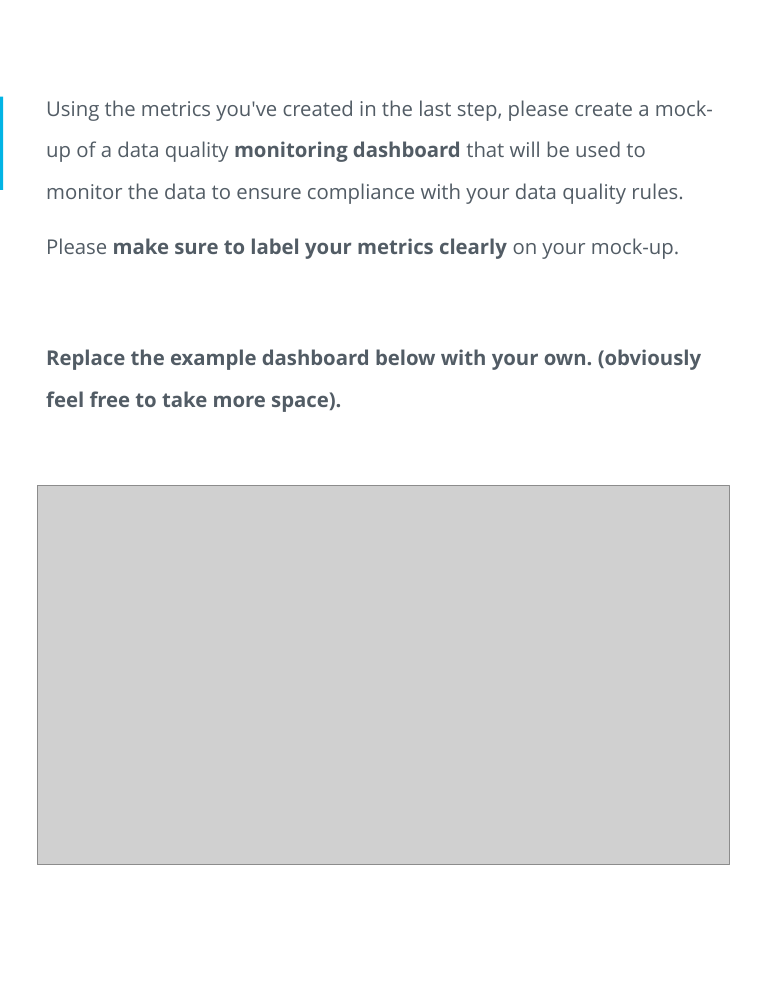
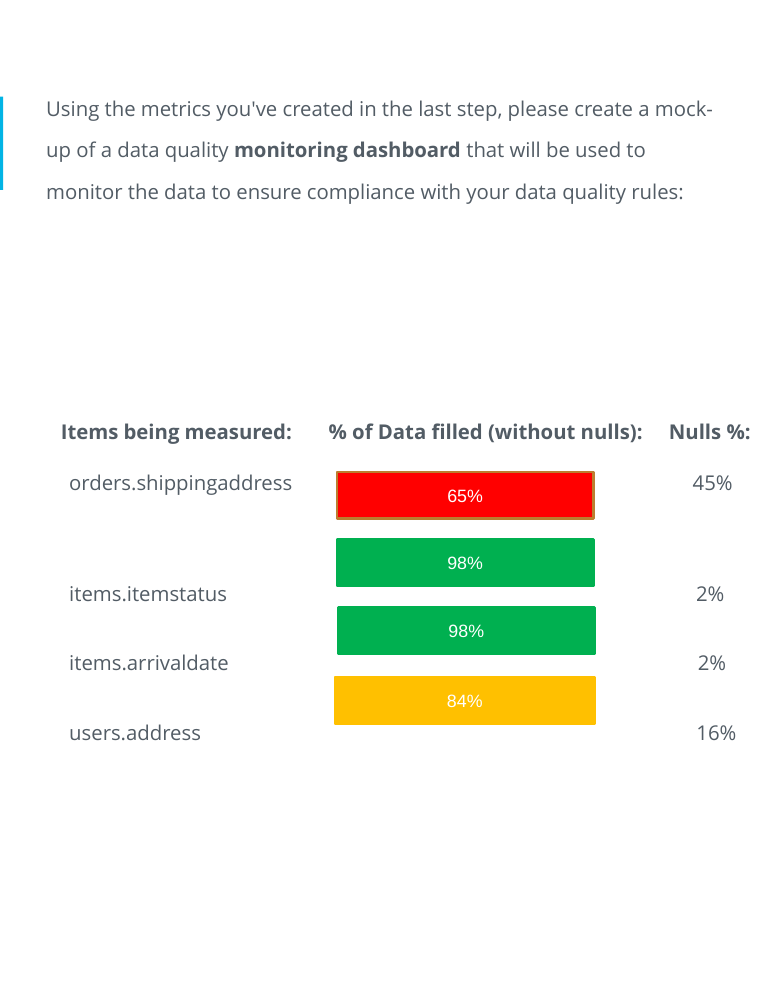
Before and after one commit to mattssll/udacity_data_architect, a slide deck: slide 9 of 4. Data Governance/Project/Starter Template_.pptx (slide 14 before the commit). Drawn at 779x1008 pixels with LibreOffice and Linux fonts; fonts in the diff are those of the drawing; grey boxes stand for pictures. Boxes give left, top, right and bottom in pixels: in the first picture for what was removed or moved away, otherwise in the second. Text is boxed around its words. In the diff, an @@ line names an element or a change of style, - is before the commit and + after.

```diff
--- a/4. Data Governance/Project/Starter Template_.pptx
+++ b/4. Data Governance/Project/Starter Template_.pptx
@@ text at (x1=46, y1=100, x2=713, y2=204): text changed @@
-Using the metrics you've created in the last step, please create a mock-up of a data quality monitoring dashboard that will be used to monitor the data to ensure compliance with your data quality rules.
-Please make sure to label your metrics clearly on your mock-up.
-Replace the example dashboard below with your own. (obviously feel free to take more space).
+Using the metrics you've created in the last step, please create a mock-up of a data quality monitoring dashboard that will be used to monitor the data to ensure compliance with your data quality rules:
@@ text added at (x1=61, y1=423, x2=721, y2=444), 16 pt, text #525C65, bold @@
+Items being measured: % of Data filled (without nulls): Nulls %:
@@ text added at (x1=69, y1=474, x2=736, y2=740), 16 pt, text #525C65 @@
+orders.shippingaddress 45%
+items.itemstatus 2%
+items.arrivaldate 2%
+users.address 16%
@@ rectangle added at (x1=337, y1=472, x2=594, y2=519), fill #FF0000, outline #BD7F2F 2 pt, 14 pt, text #FFFFFF @@
+65%
@@ picture removed at (x1=37, y1=486, x2=730, y2=865) @@
@@ rectangle added at (x1=337, y1=540, x2=594, y2=587), fill #00B050, outline #00B050 2 pt, 14 pt, text #FFFFFF @@
+98%
@@ rectangle added at (x1=338, y1=608, x2=595, y2=654), fill #00B050, outline #00B050 2 pt, 14 pt, text #FFFFFF @@
+98%
@@ rectangle added at (x1=335, y1=677, x2=595, y2=724), fill #FFC000, outline #FFC000 2 pt, 14 pt, text #FFFFFF @@
+84%
```
Also in this commit, not shown: 5 other slides changed, 7 slides removed, 22 other files.
